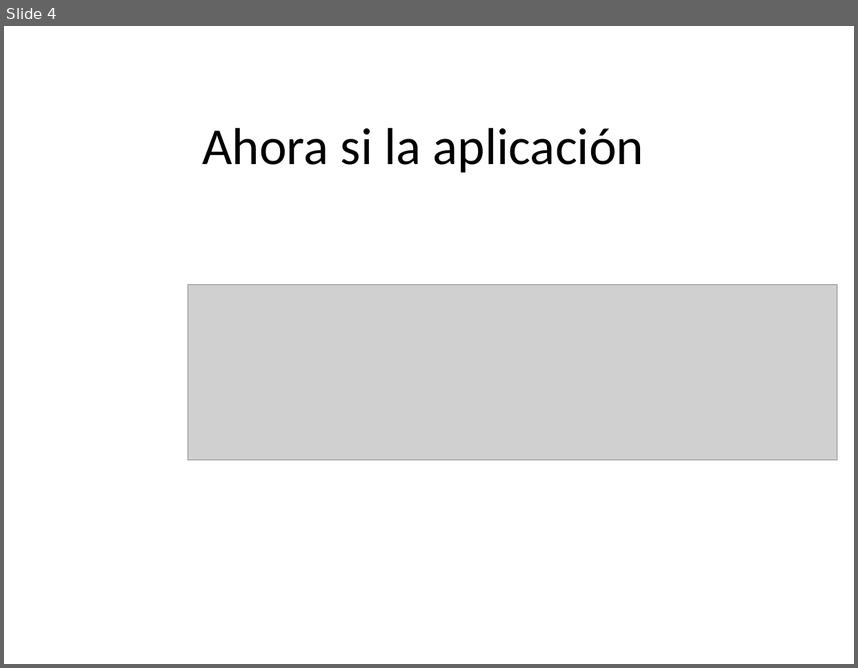
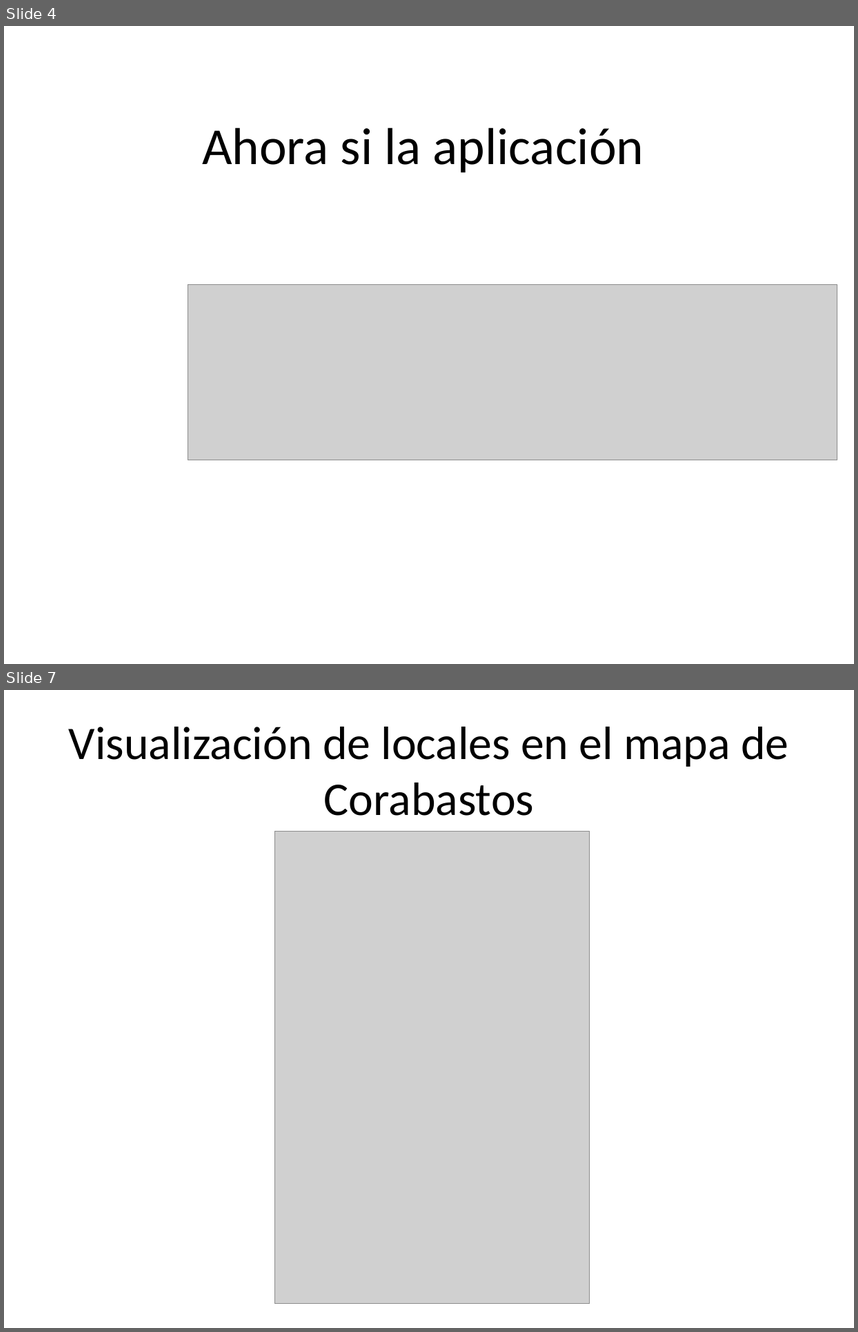
Before and after one commit to anfesmo/Drogas5aConvocatoria, a slide deck: CorabastosUnClick.pptx. Shown one above the other, each under a label of ours: slide 4 before the commit, slides 4 and 7 after it; the slides between them are not shown. The pictures are 858x668 and 858x1332 pixels, drawn with LibreOffice and Linux fonts; fonts in the diff are those of the drawing; grey boxes stand for pictures. Boxes give left, top, right and bottom in pixels: in the first picture for what was removed or moved away, otherwise in the second. Text is boxed around its words. In the diff, an @@ line names an element or a change of style, - is before the commit and + after.

```diff
--- a/CorabastosUnClick.pptx
+++ b/CorabastosUnClick.pptx
@@ slide 7 added at (4, 690, 854, 1328), background #FFFFFF @@
@@ title added at (69, 727, 789, 816), 39.6 pt, text #000000 @@
+Visualización de locales en el mapa de Corabastos
@@ picture added at (275, 831, 590, 1303) @@
```
Also in this commit, not shown: 8 other slides added, 4 slides removed, 1 other file.
